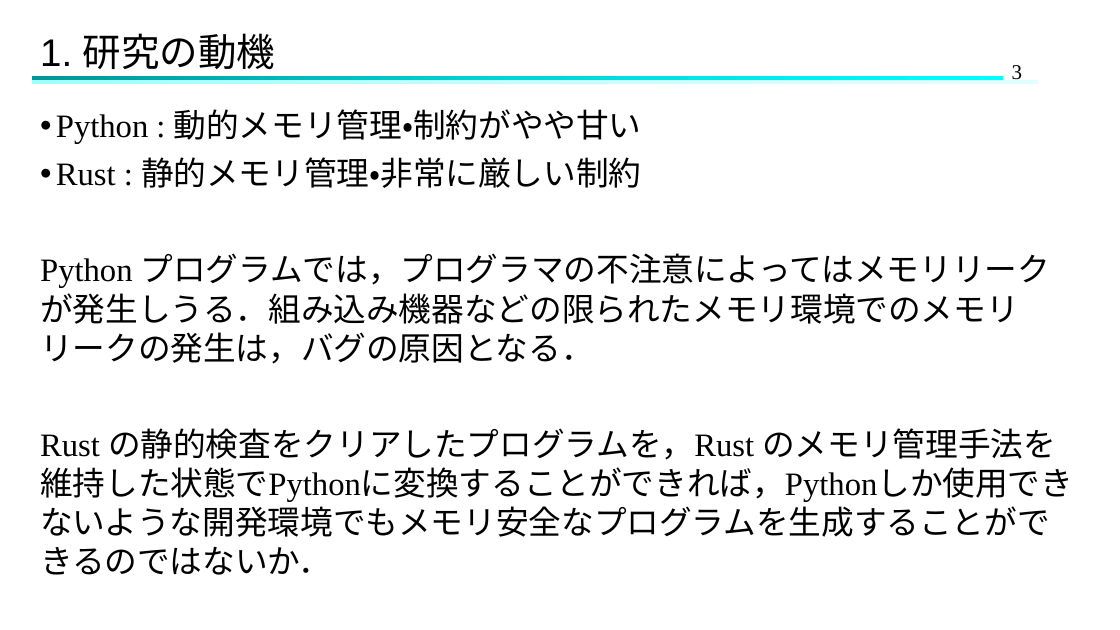
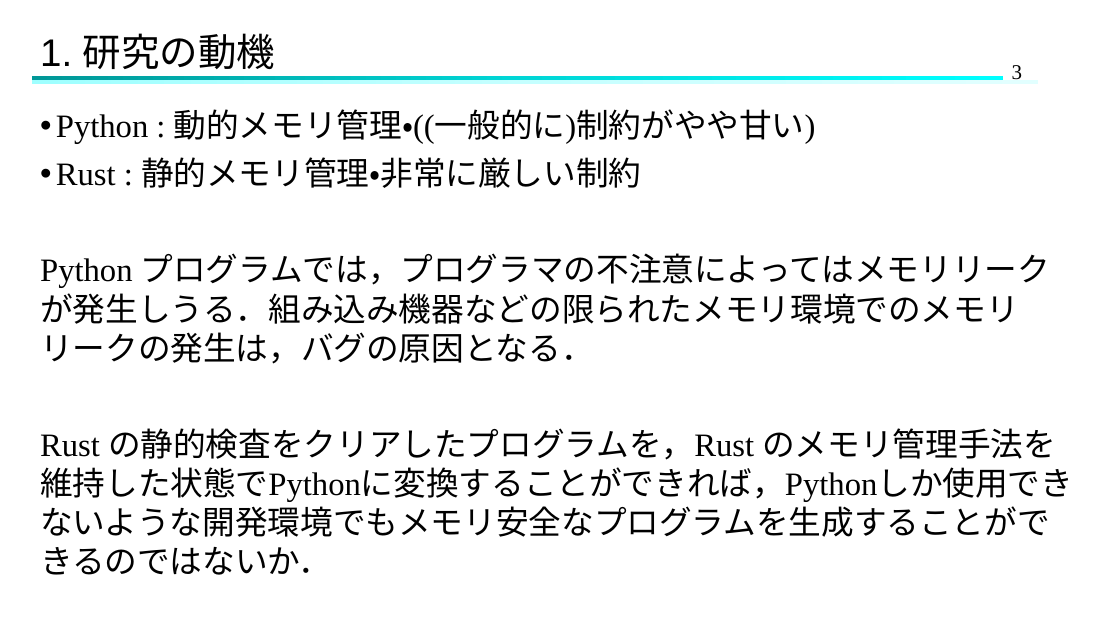
Before and after one commit to Hinata-Mikami/HinataMikami, a slide deck: slide 3 of 研究室関連/ゼミ/2025.01.29ゼミ.pptx. Drawn at 1120x630 pixels with LibreOffice and Linux fonts; fonts in the diff are those of the drawing. Boxes give left, top, right and bottom in pixels: in the first picture for what was removed or moved away, otherwise in the second. Text is boxed around its words. In the diff, an @@ line names an element or a change of style, - is before the commit and + after.

```diff
--- a/研究室関連/ゼミ/2025.01.29ゼミ.pptx
+++ b/研究室関連/ゼミ/2025.01.29ゼミ.pptx
@@ text at (56, 109, 816, 144): text changed @@
-• Python : 動的メモリ管理・制約がやや甘い
+• Python : 動的メモリ管理・((一般的に)制約がやや甘い)
```
Also in this commit, not shown: 1 other slide changed, 41 other files.
